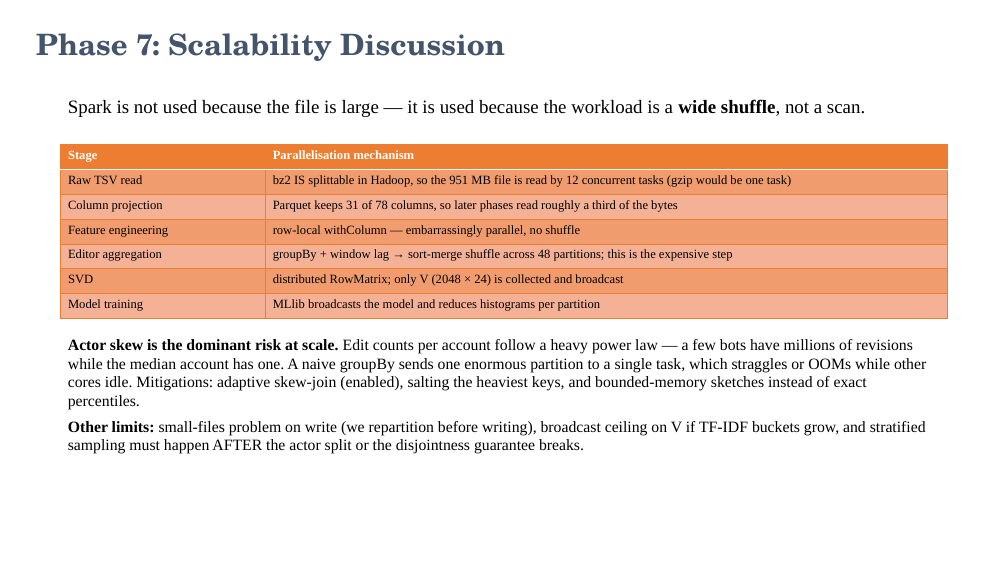
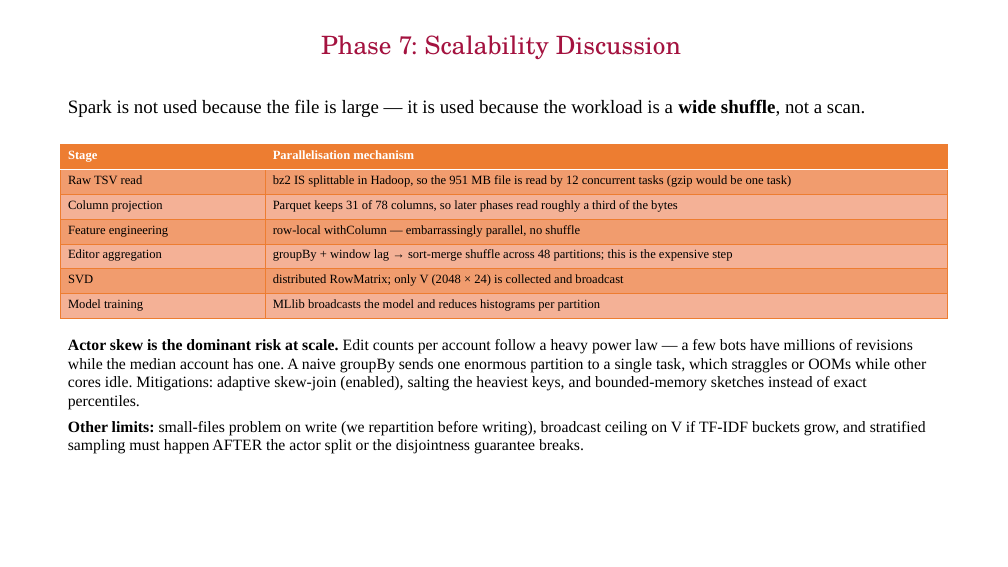
Before and after one commit to CognacStealer/BIgData, a slide deck: slide 18 of reports/MMDS_EndSem_Wikimedia_Bot_Detection.pptx. Drawn at 1008x567 pixels with LibreOffice and Linux fonts; fonts in the diff are those of the drawing; background and template pictures are left out. Boxes give left, top, right and bottom in pixels: in the first picture for what was removed or moved away, otherwise in the second. Text is boxed around its words. In the diff, an @@ line names an element or a change of style, - is before the commit and + after.

```diff
--- a/reports/MMDS_EndSem_Wikimedia_Bot_Detection.pptx
+++ b/reports/MMDS_EndSem_Wikimedia_Bot_Detection.pptx
@@ title "Phase 7: Scalability Discussion" at box(321, 35, 681, 59): size 28 to 24 pt, text colour #44546A to #A4123F, bold off; alignment left to centre @@
```
Also in this commit, not shown: 22 other slides changed, 2 other files.
